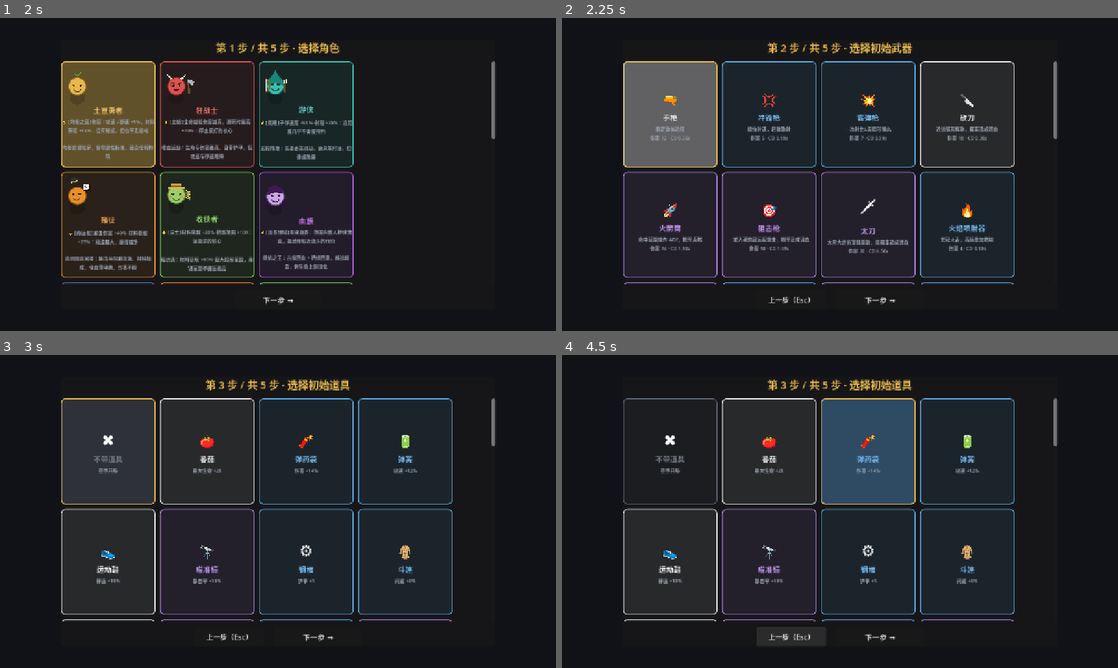
Above: before the commit, frames 1-4 (two rows, left to right).
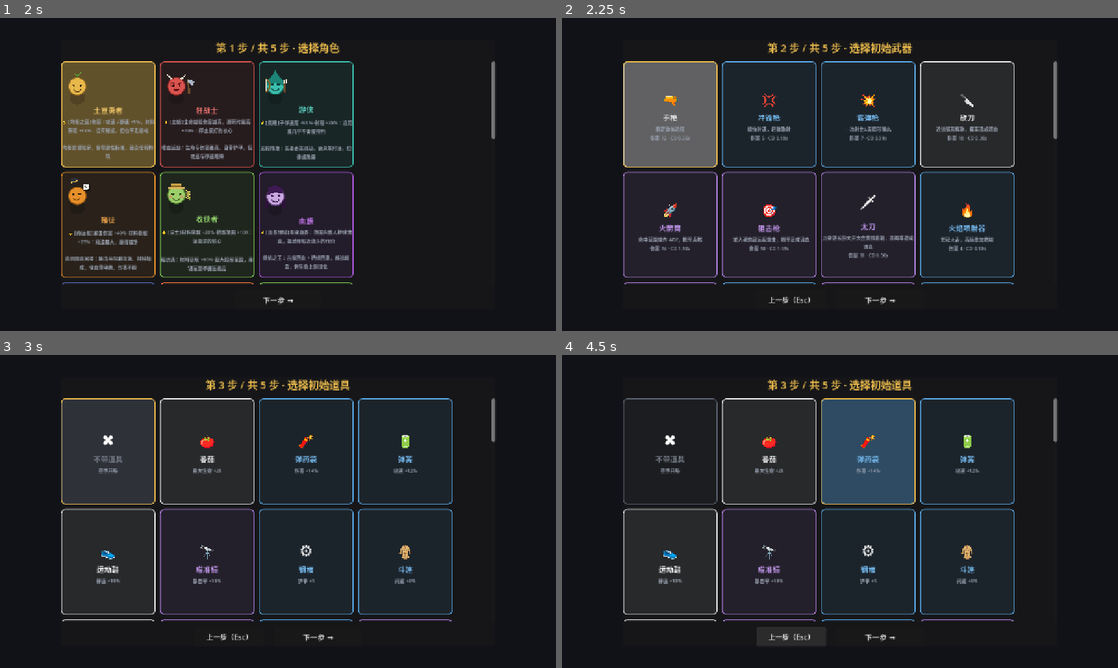
Above: after the commit, the same moments.

Repository: CONQUERORLL/TheGreatestProject
Game: Godot game, scene res://scenes/ui/main_menu.tscn
The game is run twice, just before and just after one commit, with the same random seed, the same clock (stepped at 60 frames per second) and the same inputs.
Inputs (mouse positions are in pixels of both pictures, inside the frame that each line leads up to):
- Up to frame 1 (2 s): click "开 始 游 戏" at 0.5 s; click "第 1 槽 · 空" at 1.25 s
- Up to frame 2 (2.25 s): click (667, 115) at 2.02 s
- Up to frame 3 (3 s): click (205, 452) at 2.77 s
- Up to frame 4 (4.5 s): click (867, 452) at 3.52 s; click "上一步（Esc）" at 4.25 s

Frame 1 is identical in both runs. In frame 2, 0.6% of the frame differs, in the area x 47-64%, y 56-77%; in frame 3, less than 0.1%; in frame 4, less than 0.1%.

Commit message:
feat: 火焰喷雾重做 + 太刀刀身 + 武器向升级与道具
## 火焰喷射器：从「发射小火箭」改成「持续喷雾」
原来的火舌是独立弹丸，一颗颗飞出去，观感就是「射出类似火箭筒的东西」。
现在沿运动方向铺一条 56~82px 的长雾带（三层各撒 7 团：外焰暗红 / 中焰橙 /
内焰亮黄白），越靠尾端越大越淡（扩散消散）。而火焰喷射器 0.10s 一发、
弹速 300 → 相邻弹丸只隔 30px，前后自然首尾叠合成**一条持续火柱**。
另补几粒向上跳的火星（火是往上走的），并**去掉速度拖尾线** ——
拖尾是「弹丸」的视觉语言，和喷射器要的雾感互相打架。

## 太刀：更长 + 刀身形状
- 范围 108 → 120（进化形态斩魄刀 132 → 145）
- 刀光从「等宽弧线描边」改为**月牙刀身**：外缘取弧（刃口）、
  内缘用 sin 包络收窄 → 两端自然收成刀尖、中段最厚；
  再加一条更亮的刃口弧与扫过前线的刀锋亮痕。
  等宽弧读起来是「一个扇形亮了一下」，月牙才像「一把刀划过去」

## 武器向升级与道具（回应「可以做些增强武器的道具」）
把上一轮引入的 4 个武器属性键真正接上局内成长路径 —— 此前只有角色特性在用，
玩家在局内拿不到，等于白留：

升级（UPGRADES 21 → 25）
- 开刃：斩击范围 +18%（近战）
- 加长枪管：弹丸射程 +20%（投射）
- 高初速：子弹速度 +20%
- 高爆装药：爆炸范围 +20%（溅射武器）

道具（ITEMS 36 → 41）
- 磨刀石（epic 58）：斩击范围 +35%
- 铳匠长管（epic 62）：弹丸射程 +35% —— 火焰喷射距离同步拉长
- 霜核（epic 66）：爆炸范围 +42% —— 冰冻 / 毒爆覆盖面
- 高速膛线（rare 48）：子弹速度 +38%
- 毒囊（rare 44）：爆炸范围 +22%，异常持续时间 +20%

四类正好覆盖「太刀斩击范围 / 火焰喷射距离 / 冰冻范围 / 中毒范围」。
它们在商店与升级三选一里按稀有度正常出现，无需额外接线。

## 测试
连跑 3 次 SMOKE: PASS（phase3 counts items=42 / effect keys OK 31 valid keys）。
新增效果键由既有 _check_phase3_content 的「键必须落在 player.stats 内」自动覆盖，
拼写错误会直接测试失败。规划文档同步更新道具数量与武器向成长线。

Diff:
--- a/game/scripts/core/config.gd
+++ b/game/scripts/core/config.gd
@@ -241,7 +241,7 @@
 	"knife": { "name": "砍刀", "ico": "🔪", "attack_type": "melee", "sfx": "shoot_knife", "cd": 0.38, "dmg": 16.0, "range": 82.0, "swing_arc": 1.5, "status": "bleed", "status_chance": 0.30, "rarity": "common", "evolve_need": 4, "evolve_to": "blade_ex", "desc": "近战弧形挥砍，概率造成流血" },
 	"rocket": { "name": "火箭筒", "ico": "🚀", "attack_type": "projectile", "sfx": "shoot_rocket", "cd": 1.30, "dmg": 34.0, "bspeed": 380.0, "splash": 88.0, "shake": 2.5, "status": "burn", "status_chance": 0.45, "rarity": "epic", "desc": "命中范围爆炸 AOE，概率点燃" },
 	"sniper": { "name": "狙击枪", "ico": "🎯", "attack_type": "projectile", "sfx": "shoot_pistol", "cd": 1.55, "dmg": 58.0, "bspeed": 920.0, "bullet_life": 1.4, "shake": 1.5, "status": "bleed", "status_chance": 0.35, "rarity": "epic", "desc": "一发入魂的超远距重击，概率造成流血" },
-	"blade": { "name": "太刀", "ico": "🗡", "attack_type": "melee", "sfx": "shoot_knife", "cd": 0.50, "dmg": 30.0, "range": 108.0, "swing_arc": 1.9, "status": "bleed", "status_chance": 0.45, "rarity": "epic", "desc": "大开大合的宽弧重斩，高概率造成流血" },
+	"blade": { "name": "太刀", "ico": "🗡", "attack_type": "melee", "sfx": "shoot_knife", "cd": 0.50, "dmg": 30.0, "range": 120.0, "swing_arc": 1.9, "status": "bleed", "status_chance": 0.45, "rarity": "epic", "desc": "刀身更长的大开大合宽弧重斩，高概率造成流血" },
 	# ---- 状态效果武器（数据驱动：status = Config.STATUS 键） ----
 	"flamethrower": { "name": "火焰喷射器", "ico": "🔥", "attack_type": "projectile", "sfx": "shoot_smg", "cd": 0.10, "dmg": 4.0, "bspeed": 300.0, "spread": 0.34, "bullet_life": 0.34, "status": "burn", "status_chance": 0.85, "rarity": "rare", "desc": "短程火舌，高频叠加燃烧" },
 	"frost_staff": { "name": "霜冻法杖", "ico": "❄", "attack_type": "projectile", "sfx": "shoot_rocket", "cd": 0.80, "dmg": 9.0, "bspeed": 420.0, "splash": 58.0, "status": "freeze", "status_chance": 0.55, "rarity": "epic", "desc": "范围冰冻定身，冻结目标受到额外伤害" },
@@ -264,7 +264,7 @@
 	"pistol_ex": { "name": "双管神射", "ico": "🔱", "attack_type": "projectile", "sfx": "shoot_pistol", "cd": 0.32, "dmg": 20.0, "bspeed": 680.0, "pellets": 2, "arc": 0.12, "rarity": "mythic", "shop_weight": 0.001, "desc": "进化：双联齐射，单发伤害 +67%" },
 	"smg_ex": { "name": "蜂巢风暴", "ico": "🌪", "attack_type": "projectile", "sfx": "shoot_smg", "cd": 0.10, "dmg": 7.0, "bspeed": 640.0, "spread": 0.20, "pellets": 3, "arc": 0.5, "rarity": "mythic", "shop_weight": 0.001, "desc": "进化：三管齐喷的弹幕风暴" },
 	"shotgun_ex": { "name": "毁灭炮", "ico": "💣", "attack_type": "projectile", "sfx": "shoot_shotgun", "cd": 0.75, "dmg": 12.0, "bspeed": 520.0, "pellets": 8, "arc": 1.1, "bullet_life": 0.6, "splash": 60.0, "shake": 3.0, "rarity": "legendary", "shop_weight": 0.001, "desc": "进化：8 弹丸 + 爆炸溅射" },
-	"blade_ex": { "name": "斩魄刀", "ico": "⚔", "attack_type": "melee", "sfx": "shoot_knife", "cd": 0.34, "dmg": 42.0, "range": 132.0, "swing_arc": 2.4, "shake": 1.5, "rarity": "mythic", "shop_weight": 0.001, "desc": "进化：全域横扫，伤害 +162%" },
+	"blade_ex": { "name": "斩魄刀", "ico": "⚔", "attack_type": "melee", "sfx": "shoot_knife", "cd": 0.34, "dmg": 42.0, "range": 145.0, "swing_arc": 2.4, "shake": 1.5, "rarity": "mythic", "shop_weight": 0.001, "desc": "进化：更长的刀身全域横扫，伤害 +162%" },
 }
 
 const WEAPON_SLOTS := 6
@@ -391,6 +391,12 @@
 	{ "id": "pyromancy", "ico": "🔥", "name": "纵火", "desc": "状态伤害 +25%", "rarity": "rare", "effects": { "status_dmg_mult": 0.25 } },
 	{ "id": "lingering", "ico": "⏳", "name": "延烧", "desc": "异常持续时间 +30%", "rarity": "epic", "effects": { "status_dur_mult": 0.30 } },
 	{ "id": "hex", "ico": "🕯", "name": "咒术", "desc": "异常命中率 +10%", "rarity": "epic", "effects": { "status_chance": 0.10 } },
+	# ---- 武器向升级：只强化特定武器形态，属于「构筑向」而非泛用强化 ----
+	# （这些键在角色特性里先出现，此处把它们开放给升级池，让构筑有成长路径）
+	{ "id": "edge", "ico": "🗡", "name": "开刃", "desc": "斩击范围 +18%（近战武器）", "rarity": "rare", "effects": { "melee_range_bonus": 0.18 } },
+	{ "id": "barrel", "ico": "🏹", "name": "加长枪管", "desc": "弹丸射程 +20%（投射武器）", "rarity": "rare", "effects": { "bullet_range_bonus": 0.20 } },
+	{ "id": "velocity", "ico": "💨", "name": "高初速", "desc": "子弹速度 +20%，命中更跟手", "rarity": "rare", "effects": { "bullet_speed_bonus": 0.20 } },
+	{ "id": "warhead", "ico": "💥", "name": "高爆装药", "desc": "爆炸范围 +20%（溅射武器：火箭筒 / 冰霜新星 / 震雷法锣…）", "rarity": "rare", "effects": { "aoe_radius_bonus": 0.20 } },
 ]
 
 ## 商店道具（被动 = 永久属性；effects 键 = player.stats 键，创意工坊数据驱动；
@@ -434,6 +440,13 @@
 	{ "id": "i-focus", "ico": "🔮", "name": "凝神宝珠", "desc": "攻速 +20%；代价：伤害 -8%", "price": 46, "rarity": "rare", "effects": { "as_mult": 0.20, "dmg_mult": -0.08 } },
 	{ "id": "i-plaguevial", "ico": "⚗", "name": "疫病瓶", "desc": "命中时 25% 概率使目标中毒，状态伤害 +25%", "price": 72, "rarity": "epic", "effects": { "on_hit_poison": 0.25, "status_dmg_mult": 0.25 } },
 	{ "id": "i-sunstone", "ico": "☀", "name": "日曜石", "desc": "生命回复 +1.6 / 秒，最大生命 +30", "price": 68, "rarity": "epic", "effects": { "regen": 1.6, "max_hp": 30.0 } },
+	# ---- 武器向道具（Phase 3.5）：把「武器形态强化」做成可购买的构筑件 ----
+	# 与泛用道具不同，这些只对特定武器形态生效 —— 买之前先想清楚自己在玩什么
+	{ "id": "i-whetstone", "ico": "🪨", "name": "磨刀石", "desc": "斩击范围 +35%：近战刀光挥得更远，太刀/长剑尤其明显", "price": 58, "rarity": "epic", "effects": { "melee_range_bonus": 0.35 } },
+	{ "id": "i-longbarrel", "ico": "🔩", "name": "铳匠长管", "desc": "弹丸射程 +35%：火焰喷射距离、弹药飞行距离同步拉长", "price": 62, "rarity": "epic", "effects": { "bullet_range_bonus": 0.35 } },
+	{ "id": "i-frostcore", "ico": "🧊", "name": "霜核", "desc": "爆炸范围 +42%：冰冻、毒爆、火箭的覆盖面大幅提升", "price": 66, "rarity": "epic", "effects": { "aoe_radius_bonus": 0.42 } },
+	{ "id": "i-accelerator", "ico": "⚙", "name": "高速膛线", "desc": "子弹速度 +38%，弹道更直更难被走位躲开", "price": 48, "rarity": "rare", "effects": { "bullet_speed_bonus": 0.38 } },
+	{ "id": "i-venomsac", "ico": "☣", "name": "毒囊", "desc": "爆炸范围 +22%，异常持续时间 +20%", "price": 44, "rarity": "rare", "effects": { "aoe_radius_bonus": 0.22, "status_dur_mult": 0.20 } },
 ]
 
 ## ============================================================
--- a/game/scripts/weapons/bullet.gd
+++ b/game/scripts/weapons/bullet.gd
@@ -119,7 +119,9 @@
 	var d := velocity.normalized()
 	if d == Vector2.ZERO:
 		d = Vector2.RIGHT
-	_draw_trail(d, velocity.length())
+	# 火焰不画速度线：拖尾是「弹丸」的视觉语言，喷射器要的是连续的雾
+	if fx != "flame":
+		_draw_trail(d, velocity.length())
 	match fx:
 		"flame":
 			_draw_flame(d)
@@ -161,21 +163,36 @@
 	draw_circle(Vector2.ZERO, radius * 0.8, col)
 	draw_circle(Vector2.ZERO, radius * 0.35, Color(1.0, 1.0, 1.0, 0.7))
 
-## 火舌：沿运动方向拉长的水滴形，外焰暗红 → 内焰橙 → 芯部亮黄白；
-## 长度随存活时间收缩，模拟火焰在空中消散（这才是「喷射」该有的样子）
+## 火焰喷雾：沿运动方向铺一条长雾带，而不是一颗颗独立的「小火箭」。
+##
+## 关键在于长度：火焰喷射器 0.10s 一发、弹速 300 → 相邻弹丸只隔 30px，
+## 而单条雾带长 56~82px，于是前后首尾自然叠在一起，整体读起来是**一条持续的火柱**。
+## 三层（外焰暗红 / 中焰橙 / 内焰亮黄白）各撒 7 团，越靠尾端越大越淡（扩散消散），
+## 再补几粒向上跳的火星 —— 火是往上走的，这一点让「喷雾」不再像「飞行物」。
 func _draw_flame(d: Vector2) -> void:
 	var t := clampf(life / maxf(0.01, base_life), 0.0, 1.0)
 	var perp := Vector2(-d.y, d.x)
-	var half := 3.0 + 3.8 * t
-	var tail := -d * (8.0 + 14.0 * t)
-	var tip := d * (5.0 + 7.0 * t)
-	draw_colored_polygon(PackedVector2Array([
-		tail, tail + perp * half * 0.62, tip, tail - perp * half * 0.62]),
-		Color(0.93, 0.29, 0.08, 0.40))
-	draw_colored_polygon(PackedVector2Array([
-		tail * 0.55, tip * 0.78 + perp * half * 0.34, tip, tip * 0.78 - perp * half * 0.34]),
-		Color(1.0, 0.62, 0.15, 0.70))
-	draw_circle(d * 1.5, 1.7 + 1.6 * t, Color(1.0, 0.95, 0.72, 0.92))
+	var span := 56.0 + 26.0 * t
+	var layers := [
+		{ "r": 13.5, "col": Color(0.86, 0.24, 0.06, 0.20) },
+		{ "r": 9.0, "col": Color(1.00, 0.55, 0.12, 0.38) },
+		{ "r": 5.2, "col": Color(1.00, 0.88, 0.48, 0.58) },
+	]
+	for li in layers.size():
+		var l: Dictionary = layers[li]
+		for i in 7:
+			var u := float(i) / 6.0                    # 0 = 尾端，1 = 前端
+			var wob := sin(float(i * 5 + li * 11) * 2.3) * 2.4
+			var p := -d * (span * (1.0 - u)) + perp * wob * (0.35 + 0.65 * (1.0 - u))
+			var rr: float = float(l.r) * (0.45 + 0.55 * u) * (0.55 + 0.45 * t)
+			var a: float = float(l.col.a) * (0.25 + 0.75 * u) * (0.45 + 0.55 * t)
+			draw_circle(p, rr, Color(l.col.r, l.col.g, l.col.b, a))
+	# 升腾的火星（逐帧重绘，配合 life 相位轻微跳动）
+	for k in 3:
+		var u2 := float(k) / 2.0
+		var jit := sin(float(k * 9) * 1.7 + life * 34.0) * 3.4
+		draw_circle(-d * (span * 0.42 * (1.0 - u2)) + perp * jit + Vector2(0.0, -3.0 - u2 * 5.0),
+			1.5, Color(1.0, 0.9, 0.62, 0.7 * t))
 
 ## 火箭弹：尖头弹体 + 尾翼 + 摆动尾焰（火箭筒打的是「弹」不是「球」）
 func _draw_rocket(d: Vector2) -> void:
--- a/game/scripts/weapons/slash.gd
+++ b/game/scripts/weapons/slash.gd
@@ -61,28 +61,45 @@
 		pts.append(Vector2.from_angle(a0 + span * float(i) / float(steps)) * r)
 	draw_colored_polygon(pts, c)
 
-## 月牙刀光：残影铺满整弧 + 刀光沿弧扫过 + 扫过前线的高亮刀锋
+## 月牙刀身多边形：外缘取弧（刃口），内缘用 sin 包络收窄 ——
+## 两端自然收成刀尖、中段最厚，这才是一把刀划过去的形状
+func _blade_poly(a0: float, span: float, r_outer: float, max_thickness: float, c: Color) -> void:
+	var steps := maxi(10, int(span * 16.0))
+	var pts := PackedVector2Array()
+	for i in steps + 1:                        # 外缘：从起始角扫到结束角
+		pts.append(Vector2.from_angle(a0 + span * float(i) / float(steps)) * r_outer)
+	for i in steps + 1:                        # 内缘：反向回程，半径按 sin 收窄
+		var u := 1.0 - float(i) / float(steps)
+		var thin := sin(u * PI)
+		pts.append(Vector2.from_angle(a0 + span * u) * (r_outer - max_thickness * thin))
+	draw_colored_polygon(pts, c)
+
+## 刀光：画成月牙刀身而不是等宽弧线 ——
+## 等宽弧读起来是「一个扇形亮了一下」，月牙才像「一把刀划过去」。
+## 扫过前线额外点一道短亮痕表示刀锋指向。
 func _draw_slash(t: float) -> void:
 	var a0 := dir - arc / 2.0
 	var fade := maxf(0.0, 1.0 - t * 1.15)
 	if fade <= 0.0:
 		return
-	# ① 刀风残影：整弧低透明，快速淡出（让「大开大合」的宽度可见）
-	_arc_poly(a0, arc, range_r * 0.95, Color(col.r, col.g, col.b, 0.11 * fade))
-	# ② 已扫过区域的刀光（前 60% 时间扫完整弧）
+	# ① 刀风残影：整弧极淡铺底，交代挥砍覆盖范围
+	_arc_poly(a0, arc, range_r * 0.92, Color(col.r, col.g, col.b, 0.07 * fade))
+	# ② 已扫过区域（前 60% 时间扫完整弧）
 	var sweep := arc * clampf(t / 0.6, 0.0, 1.0)
 	if sweep <= 0.001:
 		return
-	var steps := maxi(6, int(sweep * 22.0))
-	draw_arc(Vector2.ZERO, range_r, a0, a0 + sweep, steps,
-		Color(col.r, col.g, col.b, 0.72 * fade), 4.0, true)
-	draw_arc(Vector2.ZERO, range_r * 0.78, a0, a0 + sweep, steps,
-		Color(1.0, 1.0, 0.95, 0.45 * fade), 2.0, true)
-	# ③ 刀锋：扫过前线的一道径向亮线
+	var reach := range_r * (0.9 + 0.1 * (1.0 - t))
+	# ③ 刀身
+	_blade_poly(a0, sweep, reach, range_r * 0.20, Color(col.r, col.g, col.b, 0.42 * fade))
+	# ④ 刃口：外缘一条更亮的细弧
+	var steps := maxi(8, int(sweep * 24.0))
+	draw_arc(Vector2.ZERO, reach, a0, a0 + sweep, steps,
+		Color(1.0, 1.0, 0.96, 0.85 * fade), 2.2, true)
+	# ⑤ 刀锋：扫过前线的一道短亮痕
 	var edge_a := a0 + sweep
-	draw_line(Vector2.from_angle(edge_a) * range_r * 0.22,
-		Vector2.from_angle(edge_a) * range_r,
-		Color(1.0, 1.0, 1.0, 0.8 * fade), 2.4, true)
+	draw_line(Vector2.from_angle(edge_a) * range_r * 0.72,
+		Vector2.from_angle(edge_a) * range_r * 1.02,
+		Color(1.0, 1.0, 1.0, 0.9 * fade), 3.2, true)
 
 ## 鞭影：一条从近到远、角度滞后的曲线（末端甩出去），像真的抽了一鞭
 func _draw_whip(t: float) -> void:
Not shown, changed: 类土豆兄弟游戏开发规划.md
